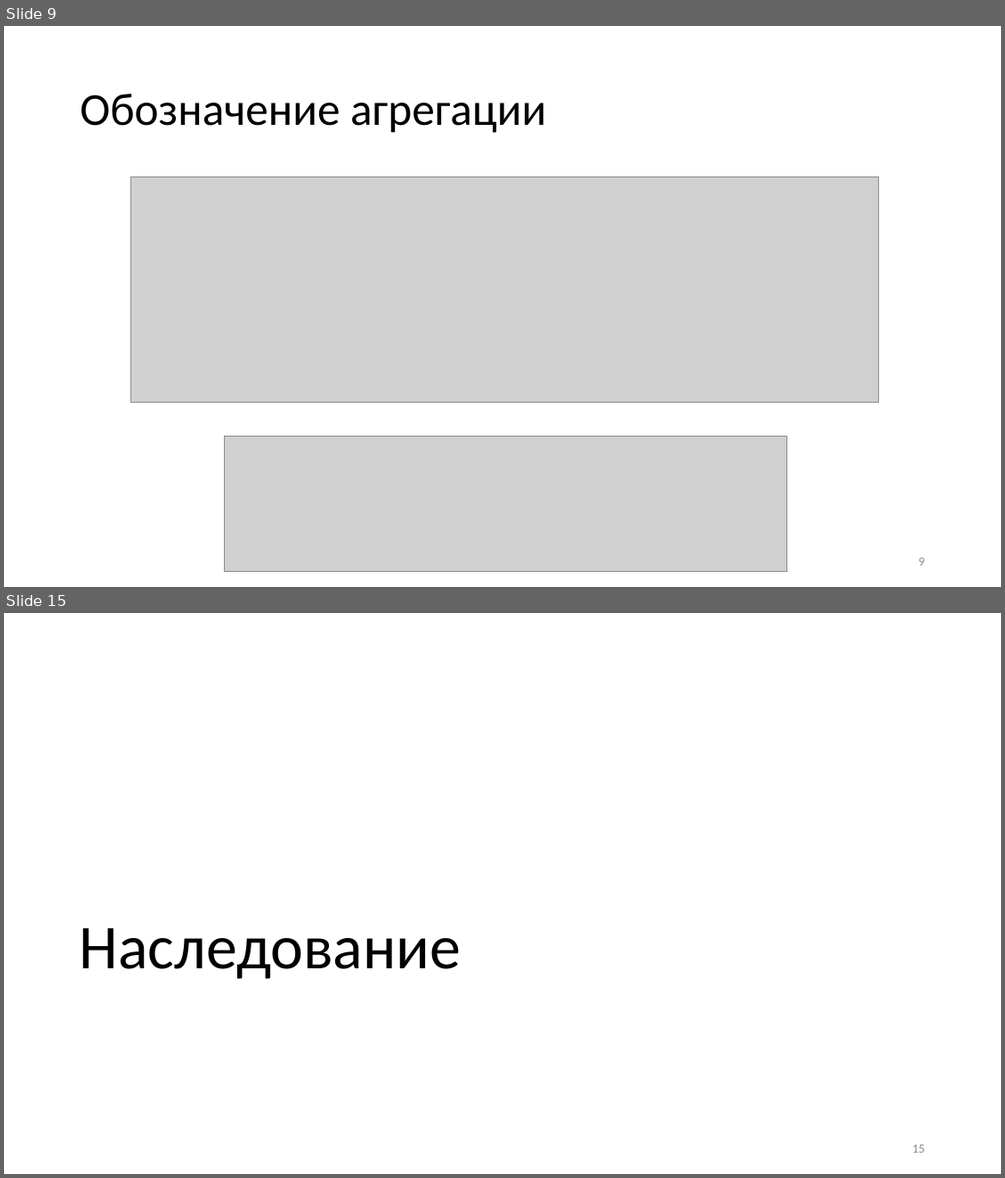
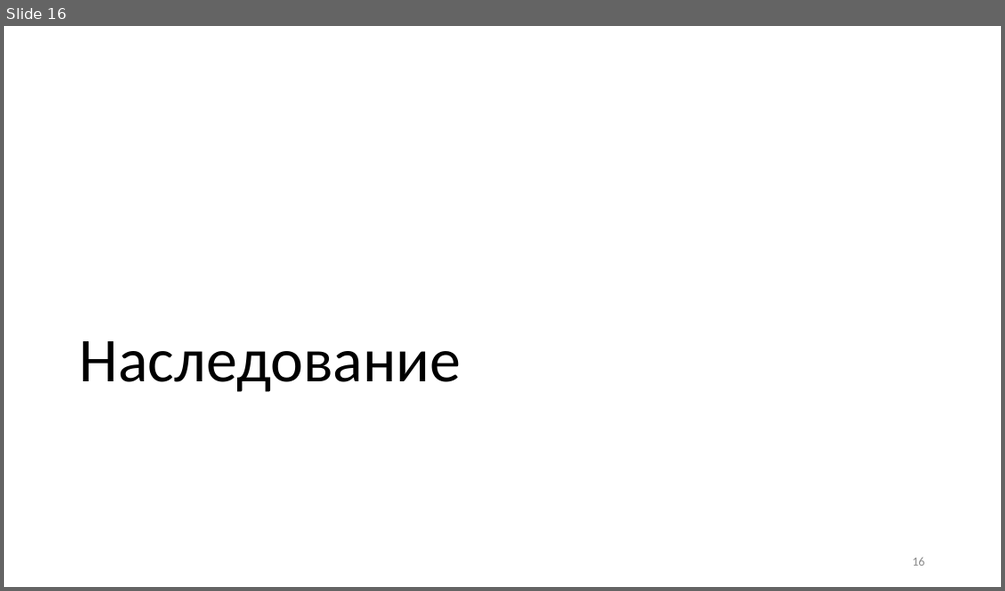
Before and after one commit to alexey-malov/ood, a slide deck: lectures/00.relations/Отношения между классами.pptx. Shown one above the other, each under a label of ours: slides 9 and 15 before the commit, slide 16 after it; the slides between them are not shown. The pictures are 1005x1178 and 1005x591 pixels, drawn with LibreOffice and Linux fonts; fonts in the diff are those of the drawing; grey boxes stand for pictures. Boxes give left, top, right and bottom in pixels: in the first picture for what was removed or moved away, otherwise in the second. Text is boxed around its words. In the diff, an @@ line names an element or a change of style, - is before the commit and + after.

```diff
--- a/lectures/00.relations/Отношения между классами.pptx
+++ b/lectures/00.relations/Отношения между классами.pptx
@@ slide 9 removed at <box>4,26,1001,587</box>, background #FFFFFF @@
@@ title removed at <box>80,94,546,133</box> @@
-Обозначение агрегации
@@ picture removed at <box>130,177,878,402</box> @@
@@ picture removed at <box>225,435,787,572</box> @@
@@ page number removed at <box>918,557,924,565</box> @@
-9
@@ what was slide 15 is now slide 16 @@
```
Also in this commit, not shown: 11 slides changed, 4 slides added, 3 other slides removed, 1 other file.
